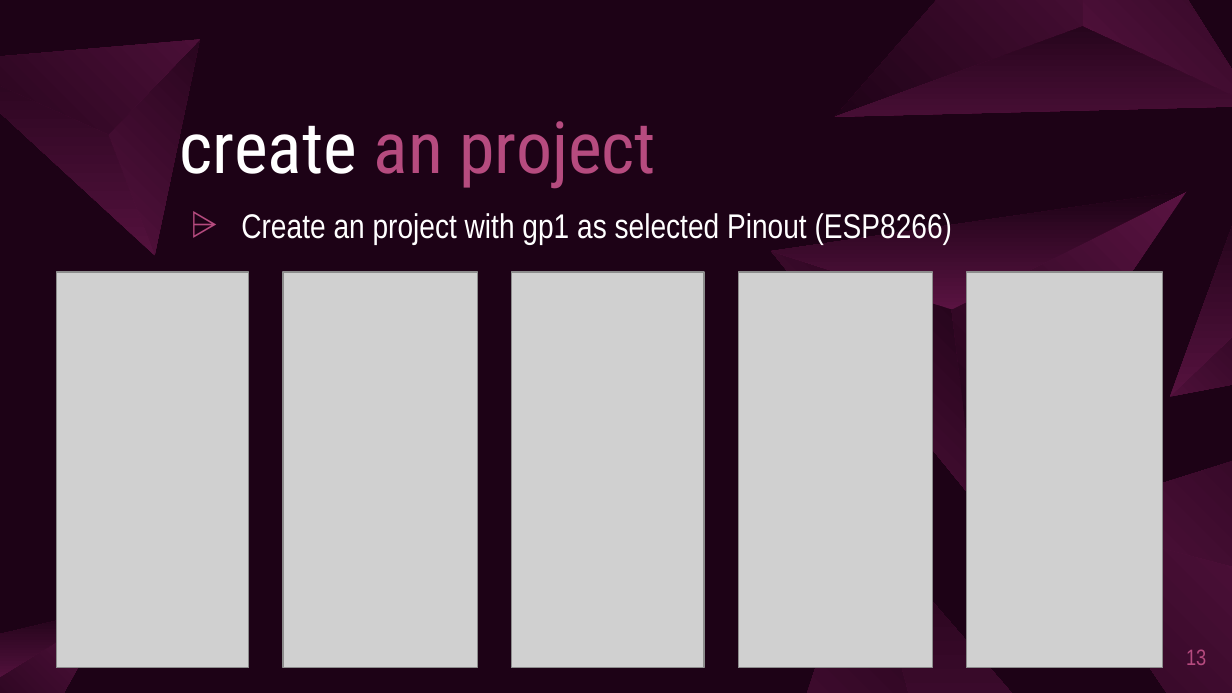
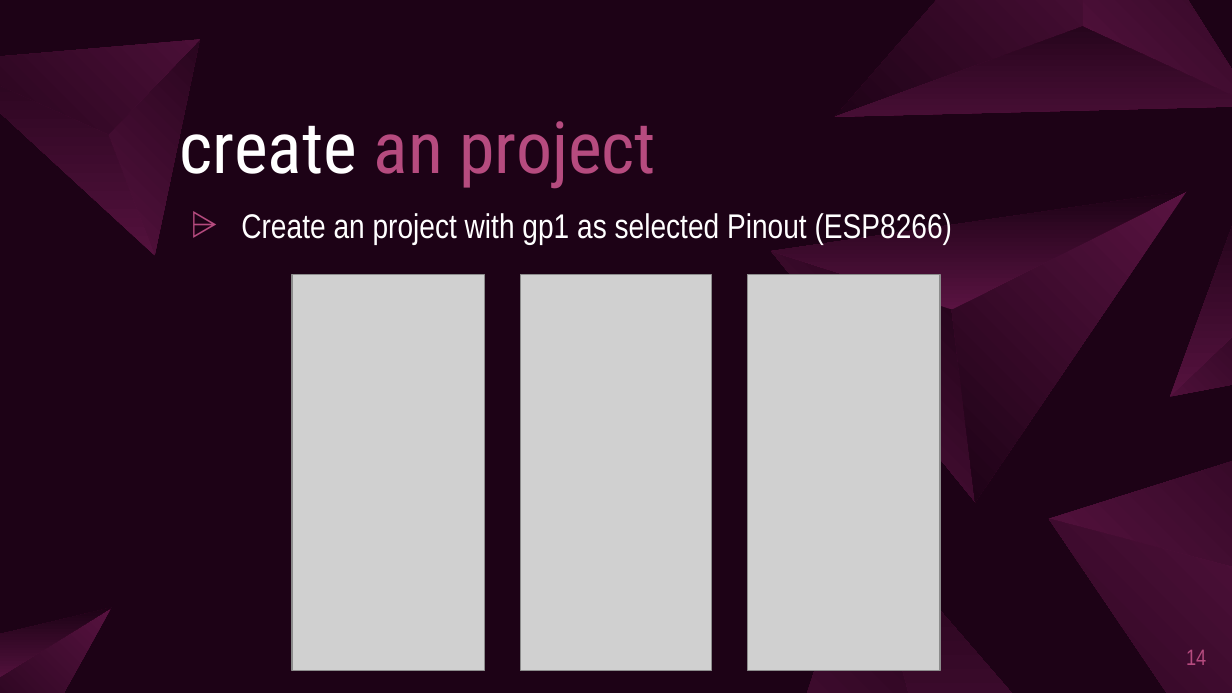
Before and after one commit to adiparamartha/BlynkIoTConnection, a slide deck: slide 14 of IoTBlynkConnection.pptx (slide 13 before the commit). Drawn at 1232x693 pixels with LibreOffice and Linux fonts; fonts in the diff are those of the drawing; grey boxes stand for pictures. Boxes give left, top, right and bottom in pixels: in the first picture for what was removed or moved away, otherwise in the second. Text is boxed around its words. In the diff, an @@ line names an element or a change of style, - is before the commit and + after.

Commit message:
Project Development

```diff
--- a/IoTBlynkConnection.pptx
+++ b/IoTBlynkConnection.pptx
@@ picture removed at (x1=283, y1=272, x2=478, y2=668) @@
@@ picture moved from (x1=57, y1=272, x2=249, y2=668) to (x1=292, y1=275, x2=484, y2=670) @@
@@ picture moved from (x1=511, y1=272, x2=703, y2=668) to (x1=520, y1=275, x2=711, y2=670) @@
@@ picture moved from (x1=738, y1=272, x2=933, y2=668) to (x1=748, y1=275, x2=940, y2=670) @@
@@ picture removed at (x1=966, y1=272, x2=1162, y2=668) @@
@@ page number at (x1=1186, y1=650, x2=1206, y2=665): text changed @@
-13
+14
```
Also in this commit, not shown: 2 other slides changed, 1 slide added.
